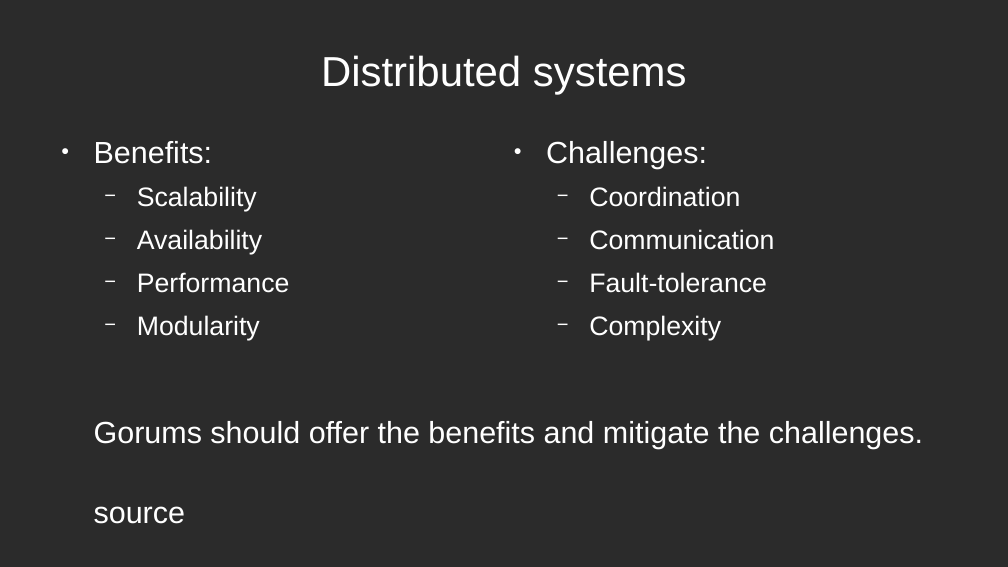
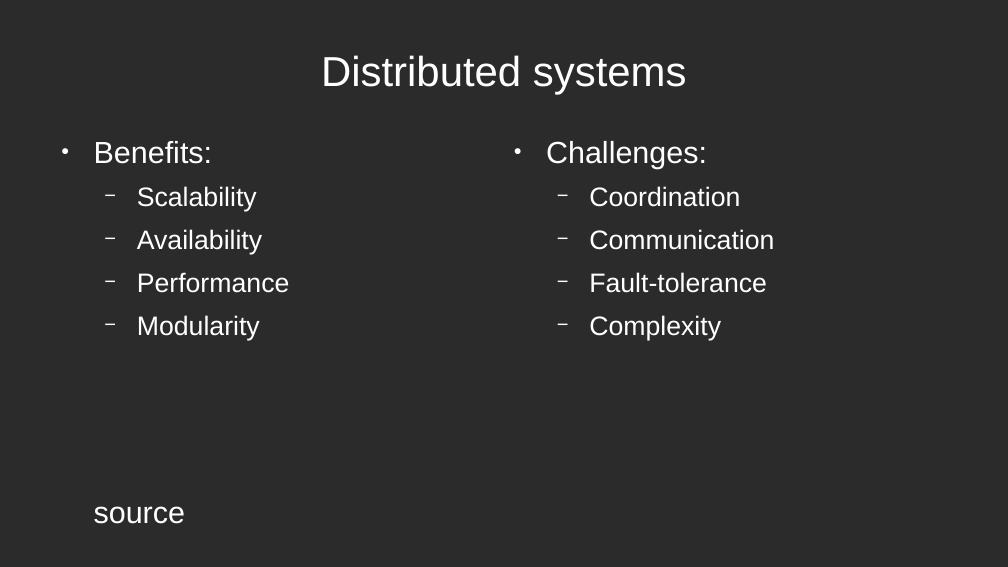
Before and after one commit to aleksander-vedvik/Master, a slide deck: slide 2 of notes/presentation_updated.odp. Drawn at 1008x567 pixels with LibreOffice and Linux fonts; fonts in the diff are those of the drawing; background and template pictures are left out; a plain dark background stands for a picture behind light text. Boxes give left, top, right and bottom in pixels: in the first picture for what was removed or moved away, otherwise in the second. Text is boxed around its words. In the diff, an @@ line names an element or a change of style, - is before the commit and + after.

```diff
--- a/notes/presentation_updated.odp
+++ b/notes/presentation_updated.odp
@@ text removed at [94,421,923,449] @@
-Gorums should offer the benefits and mitigate the challenges.
```
Also in this commit, not shown: 9 other files.
